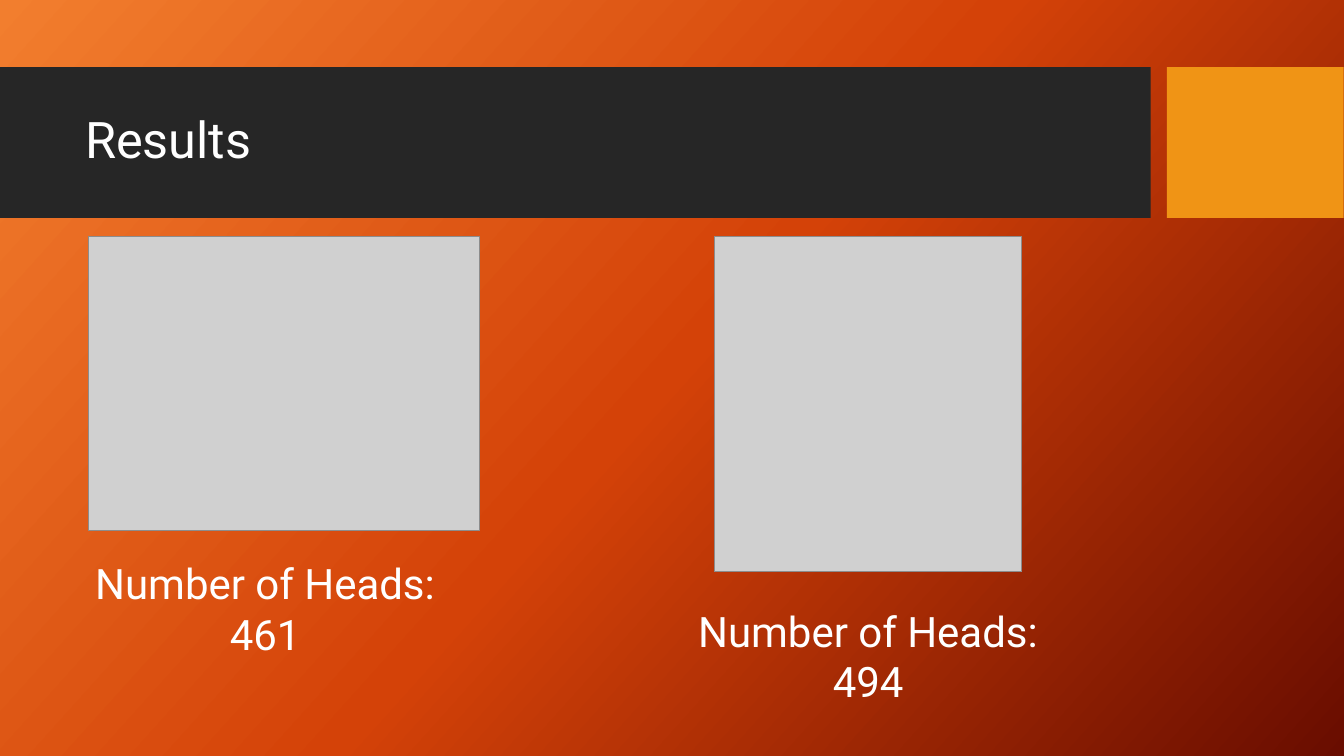
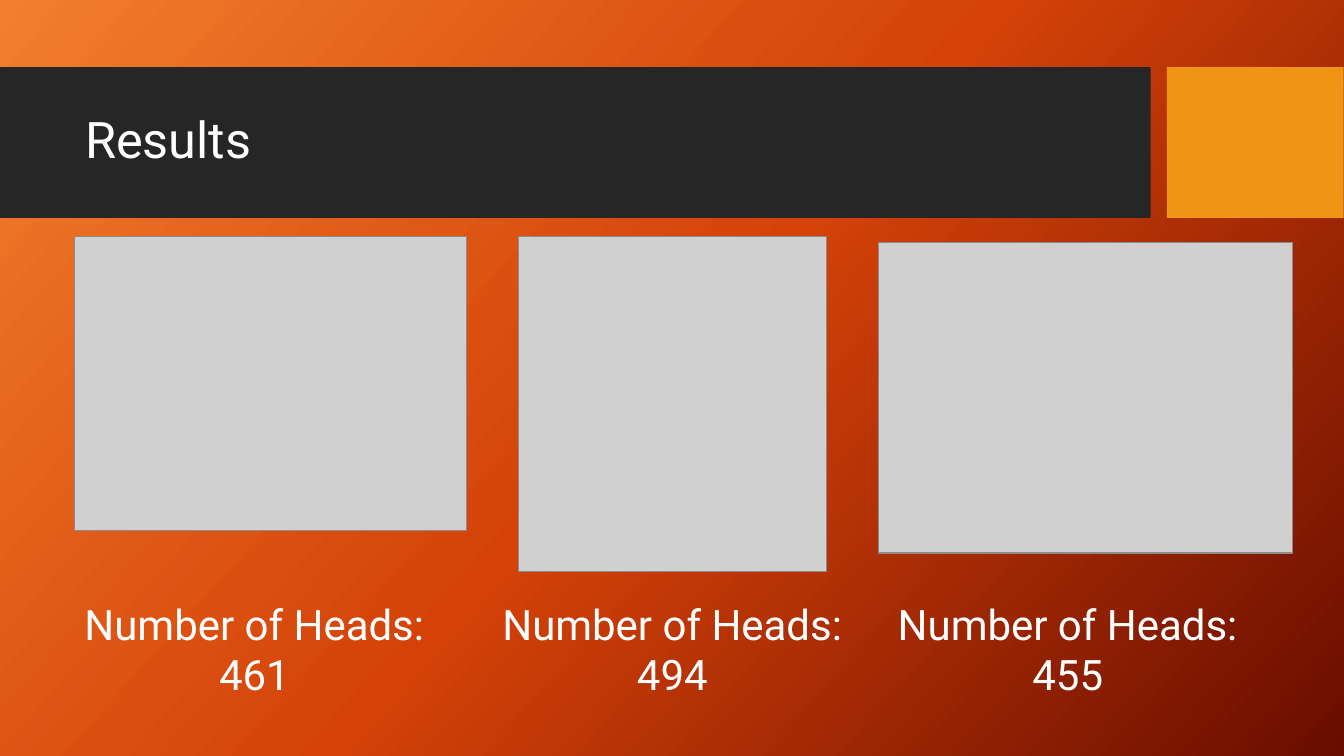
Before and after one commit to Mooshad/CISC642-FinalProject, a slide deck: slide 7 of Cisc642_Adaboost.pptx. Drawn at 1344x756 pixels with LibreOffice and Linux fonts; fonts in the diff are those of the drawing; grey boxes stand for pictures; background and template pictures are left out. Boxes give left, top, right and bottom in pixels: in the first picture for what was removed or moved away, otherwise in the second. Text is boxed around its words. In the diff, an @@ line names an element or a change of style, - is before the commit and + after.

```diff
--- a/Cisc642_Adaboost.pptx
+++ b/Cisc642_Adaboost.pptx
@@ picture: place and size @@
-picture at <box>89,237,481,530</box>
+picture at <box>75,237,467,530</box>
@@ picture: place and size @@
-picture at <box>715,237,1022,572</box>
+picture at <box>519,237,827,572</box>
@@ picture added at <box>878,243,1293,554</box> @@
@@ text "Number of Heads:": place and size @@
-text "Number of Heads:" at <box>95,567,434,651</box>
+text "Number of Heads:" at <box>84,608,424,691</box>
@@ text "Number of Heads:": place and size @@
-text "Number of Heads:" at <box>698,615,1037,697</box>
+text "Number of Heads:" at <box>502,608,842,690</box>
@@ text added at <box>898,608,1237,691</box>, 30 pt, text #FFFFFF @@
+Number of Heads:
+455
```
Also in this commit, not shown: 1 other slide changed.
